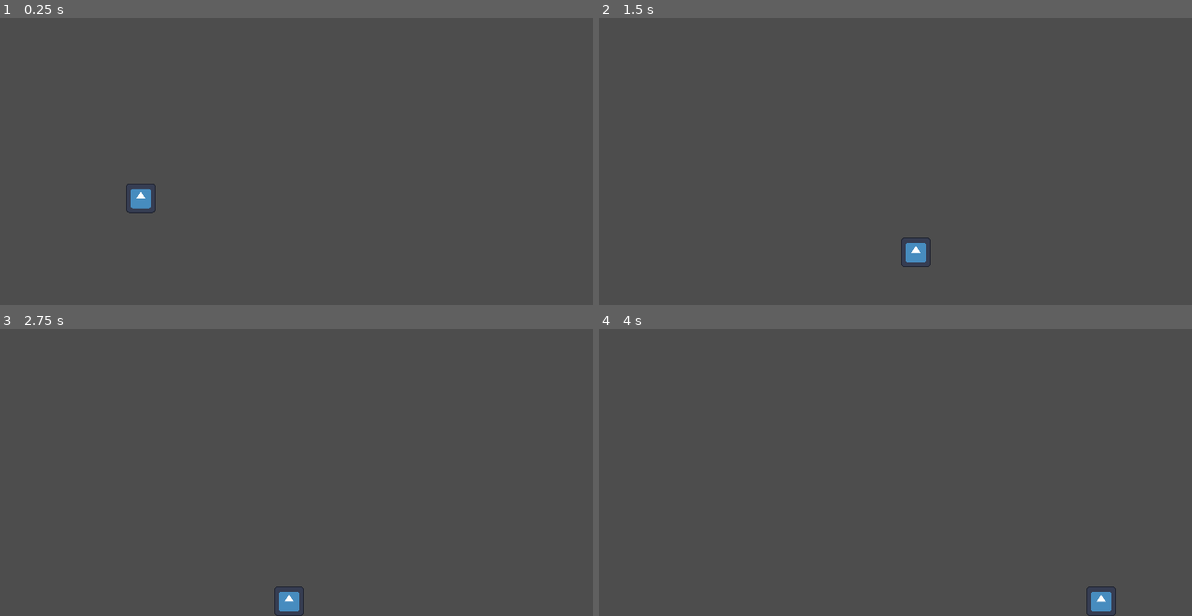
Above: before the commit, frames 1-4 (two rows, left to right).
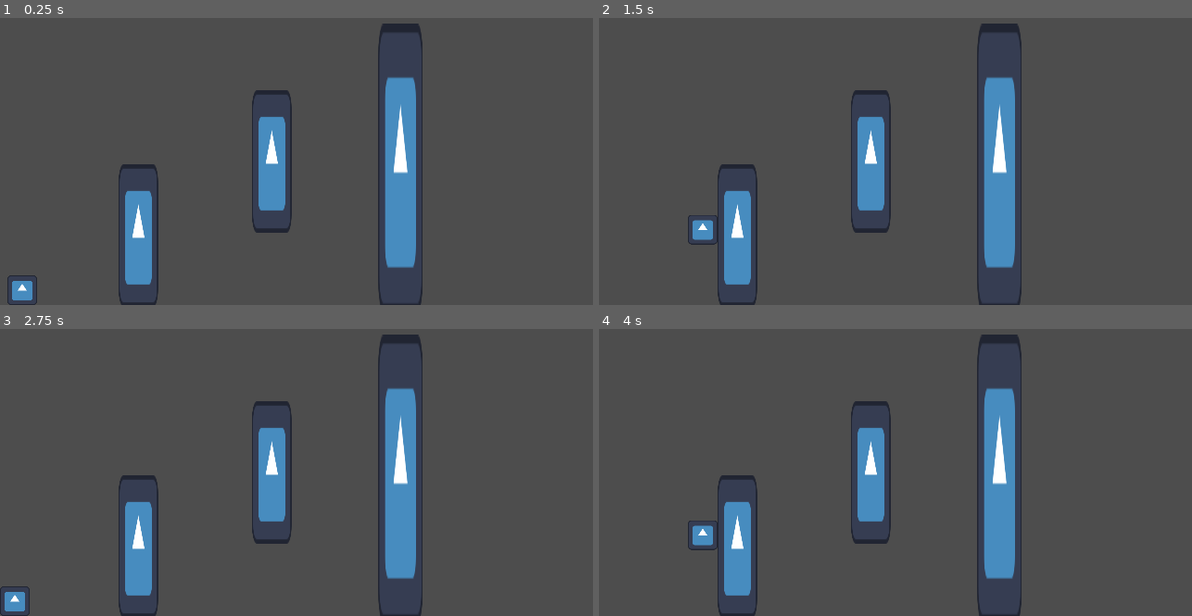
Above: after the commit, the same moments.

Repository: Agent4580/the-only-way-in-career-is-UP
Game: Godot game, scene res://scenes/easy_difficult.tscn
Same seed, same stepped clock (60 frames per second), same inputs: the game is played once before the commit and once after it. The project has no main scene, so this scene is started directly. The engine's default icon, where the game draws it, is replaced by a stand-in: a white triangle on a blue panel in a dark square.
Inputs:
- Up to frame 1 (0.25 s): no input
- Up to frame 2 (1.5 s): tap Enter (ui_accept) at 0.5 s; hold D (move_right) from 0.53 s (still down); tap Space (jump) at 0.77 s
- Up to frame 3 (2.75 s): tap Space (jump) at 1.52 s; release D (move_right) at 2.03 s; hold A (move_left) from 2.03 s (still down)
- Up to frame 4 (4 s): release A (move_left) at 2.78 s; hold D (move_right) from 2.78 s (still down); tap Space (jump) at 3.02, 3.77 s

The runs differ from the first frame. In frame 1, 8.2% of the frame differs, in the area x 1-72%, y 1-100%; in frame 2, 8.6%, in the area x 15-72%, y 1-100%; in frame 3, 8.6%; in frame 4, 8.6%.

Commit message:
Реализация механики ползания по стенам

Diff:
--- a/scenes/easy_difficult.tscn
+++ b/scenes/easy_difficult.tscn
@@ -1,20 +1,84 @@
 [gd_scene format=3 uid="uid://v571f3fmlbl4"]
 
 [ext_resource type="PackedScene" uid="uid://csp0jofmsi4o" path="res://scenes/hero.tscn" id="1_wm3tr"]
+[ext_resource type="Texture2D" uid="uid://fgfrvoogdsn5" path="res://sprites/icon.svg" id="2_m4xhx"]
 
 [sub_resource type="RectangleShape2D" id="RectangleShape2D_m4xhx"]
 size = Vector2(16, 16)
 
+[sub_resource type="RectangleShape2D" id="RectangleShape2D_ynrm1"]
+size = Vector2(32, 32)
+
 [node name="easy_difficult" type="Node2D" unique_id=349146604]
 
 [node name="Hero" parent="." unique_id=570765270 instance=ExtResource("1_wm3tr")]
-position = Vector2(136, 320)
+position = Vector2(8, 448)
 
-[node name="StaticBody2D" type="StaticBody2D" parent="." unique_id=728963183]
+[node name="floor" type="StaticBody2D" parent="." unique_id=728963183]
 position = Vector2(0, 480)
 scale = Vector2(45, 1)
 metadata/_edit_group_ = true
 
-[node name="CollisionShape2D" type="CollisionShape2D" parent="StaticBody2D" unique_id=1815439276]
+[node name="CollisionShape2D" type="CollisionShape2D" parent="floor" unique_id=1815439276]
 position = Vector2(8, 8)
 shape = SubResource("RectangleShape2D_m4xhx")
+
+[node name="ceiling" type="StaticBody2D" parent="." unique_id=2144748587]
+position = Vector2(0, -16)
+scale = Vector2(45, 1)
+metadata/_edit_group_ = true
+
+[node name="CollisionShape2D" type="CollisionShape2D" parent="ceiling" unique_id=1822375638]
+position = Vector2(8, 8)
+shape = SubResource("RectangleShape2D_m4xhx")
+
+[node name="left_barier" type="StaticBody2D" parent="." unique_id=1611382353]
+position = Vector2(-16, 0)
+scale = Vector2(1, 30)
+metadata/_edit_group_ = true
+
+[node name="CollisionShape2D" type="CollisionShape2D" parent="left_barier" unique_id=1139104178]
+position = Vector2(8, 8)
+shape = SubResource("RectangleShape2D_m4xhx")
+
+[node name="block" type="StaticBody2D" parent="." unique_id=262664689]
+position = Vector2(128, 328)
+scale = Vector2(1.3344544, 4.811789)
+metadata/_edit_group_ = true
+
+[node name="Sprite2D" type="Sprite2D" parent="block" unique_id=1988436086]
+scale = Vector2(0.25, 0.25)
+texture = ExtResource("2_m4xhx")
+centered = false
+
+[node name="CollisionShape2D" type="CollisionShape2D" parent="block" unique_id=521314283]
+position = Vector2(16, 16)
+shape = SubResource("RectangleShape2D_ynrm1")
+
+[node name="block2" type="StaticBody2D" parent="." unique_id=538767611]
+position = Vector2(272, 247.99997)
+scale = Vector2(1.3344544, 4.811789)
+metadata/_edit_group_ = true
+
+[node name="Sprite2D" type="Sprite2D" parent="block2" unique_id=2130029826]
+scale = Vector2(0.25, 0.25)
+texture = ExtResource("2_m4xhx")
+centered = false
+
+[node name="CollisionShape2D" type="CollisionShape2D" parent="block2" unique_id=2064839824]
+position = Vector2(16, 16)
+shape = SubResource("RectangleShape2D_ynrm1")
+
+[node name="block3" type="StaticBody2D" parent="." unique_id=158928902]
+position = Vector2(408.00003, 176.00002)
+scale = Vector2(1.5149521, 9.751992)
+metadata/_edit_group_ = true
+
+[node name="Sprite2D" type="Sprite2D" parent="block3" unique_id=757680079]
+scale = Vector2(0.25, 0.25)
+texture = ExtResource("2_m4xhx")
+centered = false
+
+[node name="CollisionShape2D" type="CollisionShape2D" parent="block3" unique_id=1082600812]
+position = Vector2(16, 16)
+shape = SubResource("RectangleShape2D_ynrm1")
--- a/scenes/hero.tscn
+++ b/scenes/hero.tscn
@@ -31,3 +31,7 @@
 [node name="CollisionShape2D" type="CollisionShape2D" parent="." unique_id=1202082536]
 position = Vector2(16, 16)
 shape = SubResource("RectangleShape2D_yvbpl")
+
+[node name="RayCast2D" type="RayCast2D" parent="." unique_id=1383082620]
+position = Vector2(16, 16)
+target_position = Vector2(24, 0)
--- a/scripts/hero.gd
+++ b/scripts/hero.gd
@@ -13,17 +13,26 @@
 		velocity += get_gravity() * delta
 
 	#Определяем направление движения
-	var direction = Input.get_axis('move_left', 'move_right')
+	var direction_h = Input.get_axis('move_left', 'move_right')
 
 	#Делаем движение, если direction не равен нулю
 	#иначе останавливаемся
-	if direction:
-		velocity.x = speed * direction
+	if direction_h:
+		velocity.x = speed * direction_h
 	else:
 		velocity.x = move_toward(velocity.x, 0, speed)
 
 	if Input.is_action_just_pressed('jump') and is_on_floor():
 		velocity.y = jump
 
+	var direction_v = Input.get_axis('move_up', 'move_down')
+
+	if  is_on_wall()  and not is_on_floor():
+		$Gravity.set_gravity(0)
+		velocity.y = 0
+		if direction_v:
+			velocity.y = speed * direction_v
+	else:
+		$Gravity.set_gravity(980)
 	#Обязательная строка для данной игры
 	move_and_slide()
